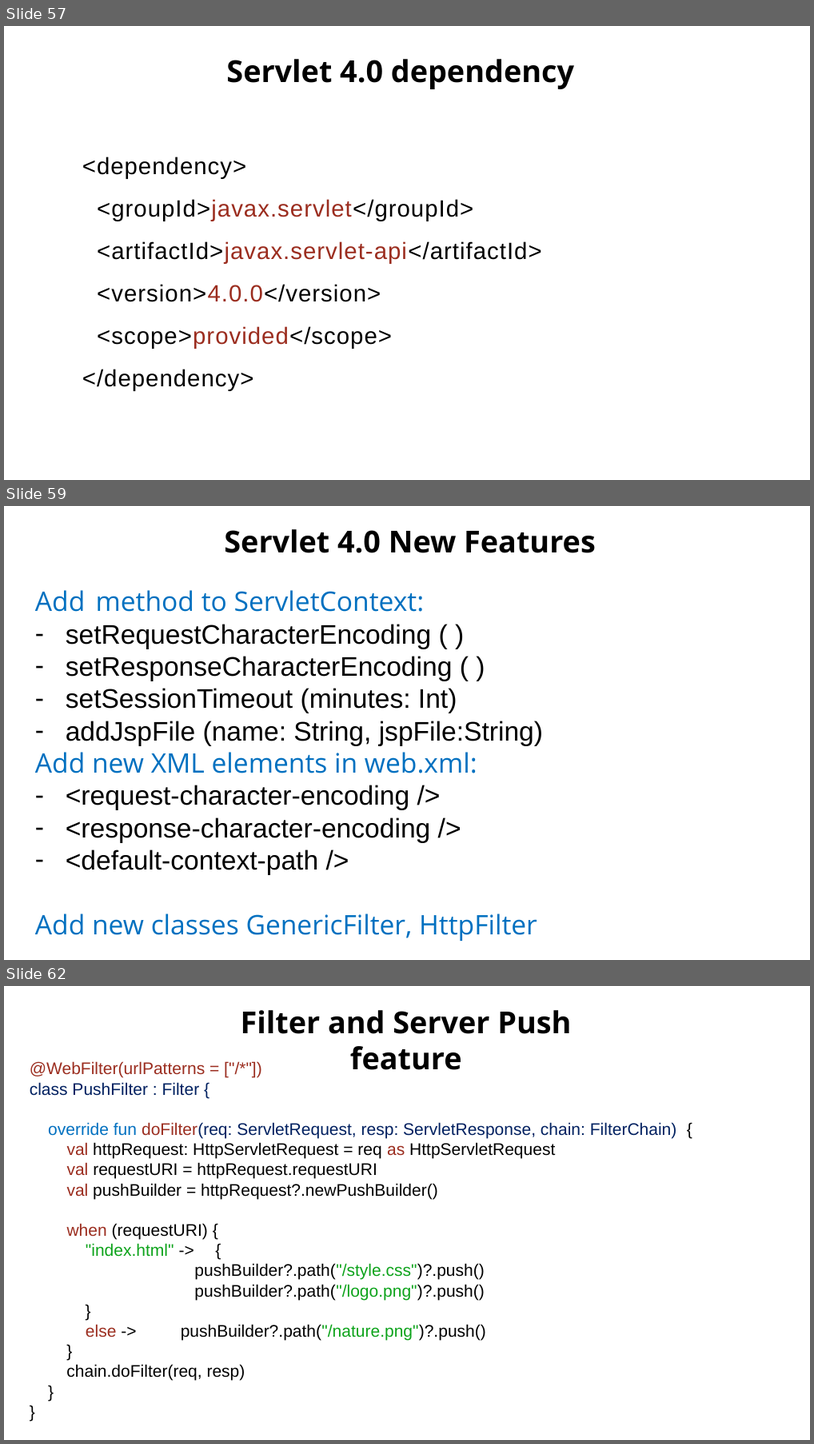
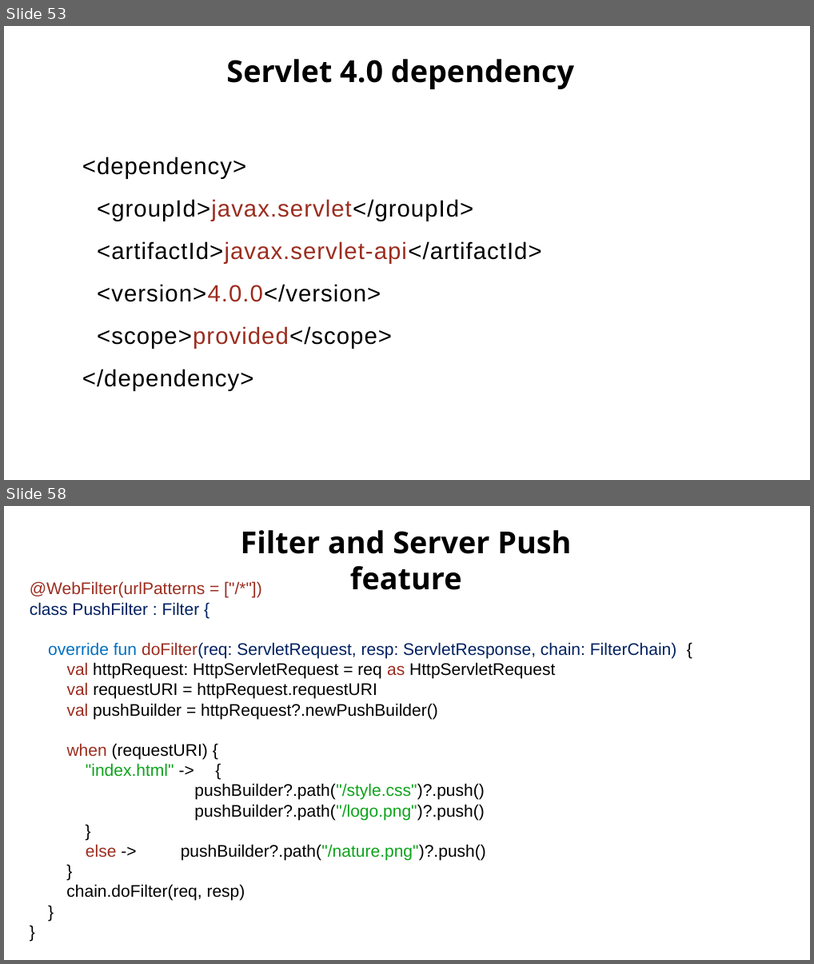
Before and after one commit to Zenon8/http2-inv, a slide deck: presentation/Http2 - Kotlin.pptx. Shown one above the other, each under a label of ours: slides 57, 59 and 62 before the commit, slides 53 and 58 after it; the slides between them are not shown. The pictures are 814x1444 and 814x964 pixels, drawn with LibreOffice and Linux fonts; fonts in the diff are those of the drawing; background and template pictures are left out. Boxes give left, top, right and bottom in pixels: in the first picture for what was removed or moved away, otherwise in the second. Text is boxed around its words. In the diff, an @@ line names an element or a change of style, - is before the commit and + after.

```diff
--- a/presentation/Http2 - Kotlin.pptx
+++ b/presentation/Http2 - Kotlin.pptx
@@ slide 59 removed at (4, 506, 810, 960), background #FFFFFF; not listed: 1 template element that a slide beside it also shows @@
@@ text removed at (224, 529, 596, 553) @@
-Servlet 4.0 New Features
@@ text removed at (35, 590, 543, 940) @@
-Add method to ServletContext:
-– setRequestCharacterEncoding ( )
-– setResponseCharacterEncoding ( )
-– setSessionTimeout (minutes: Int)
-– addJspFile (name: String, jspFile:String)
-Add new XML elements in web.xml:
-– <request-character-encoding />
-– <response-character-encoding />
-– <default-context-path />
-Add new classes GenericFilter, HttpFilter
@@ what was slide 57 is now slide 53 @@
@@ what was slide 62 is now slide 58 @@
```
Also in this commit, not shown: 4 slides changed, 1 slide added, 5 other slides removed, 19 other files.
